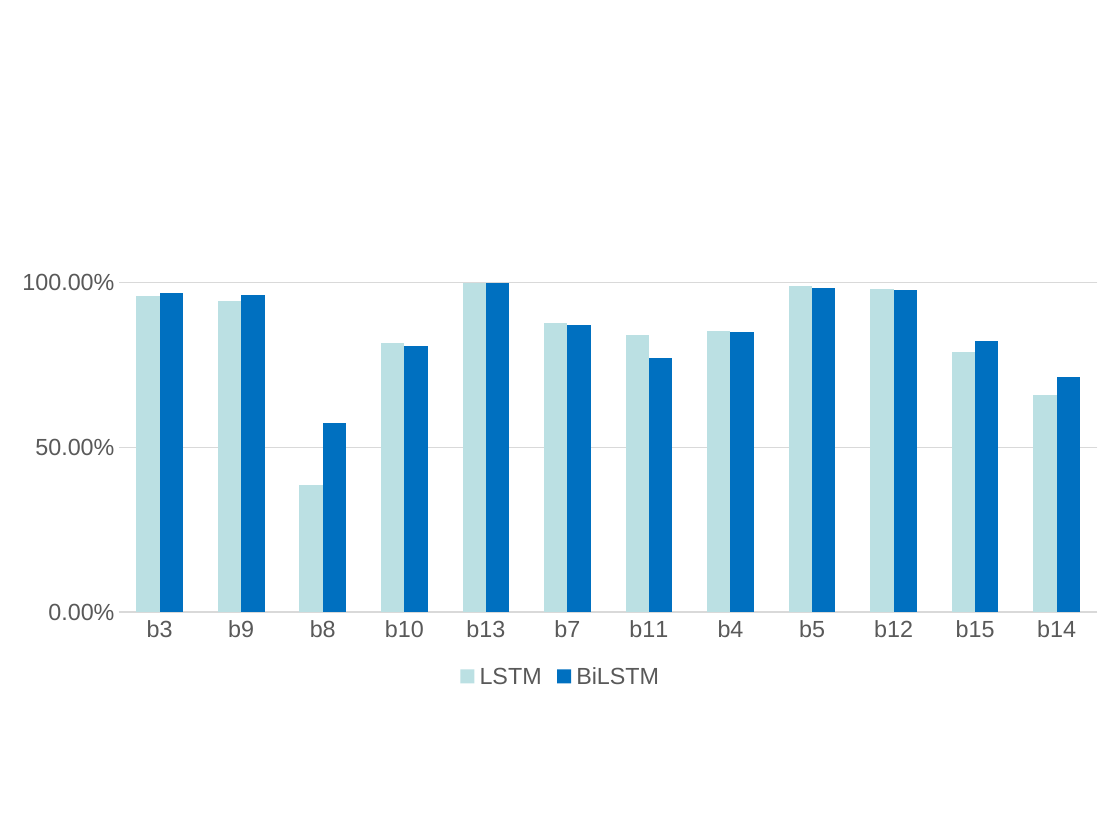
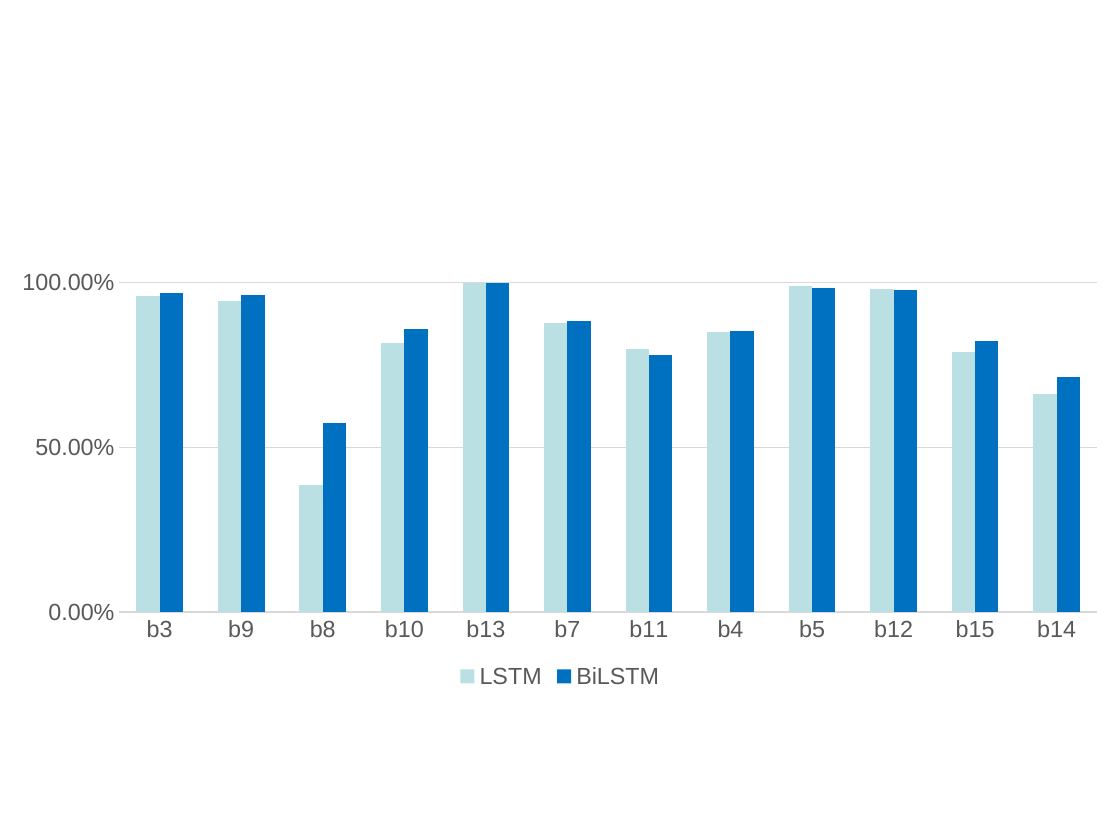
Before and after one commit to acada-sjtu/LSTM-IF-detection, a slide deck: slide 20 of Result.pptx. Drawn at 1120x840 pixels with LibreOffice and Linux fonts; fonts in the diff are those of the drawing; background and template pictures are left out. Boxes give left, top, right and bottom in pixels: in the first picture for what was removed or moved away, otherwise in the second. Text is boxed around its words. In the diff, an @@ line names an element or a change of style, - is before the commit and + after.

Commit message:
update

```diff
--- a/Result.pptx
+++ b/Result.pptx
@@ column chart at (0,261,1120,693) @@
@@ LSTM, b11: 0.84 to 0.8 @@
@@ BiLSTM, b10: 0.81 to 0.86 @@
@@ BiLSTM, b7: 0.87 to 0.88 @@
@@ BiLSTM, b11: 0.77 to 0.78 @@
```
Also in this commit, not shown: 1 other slide changed.
